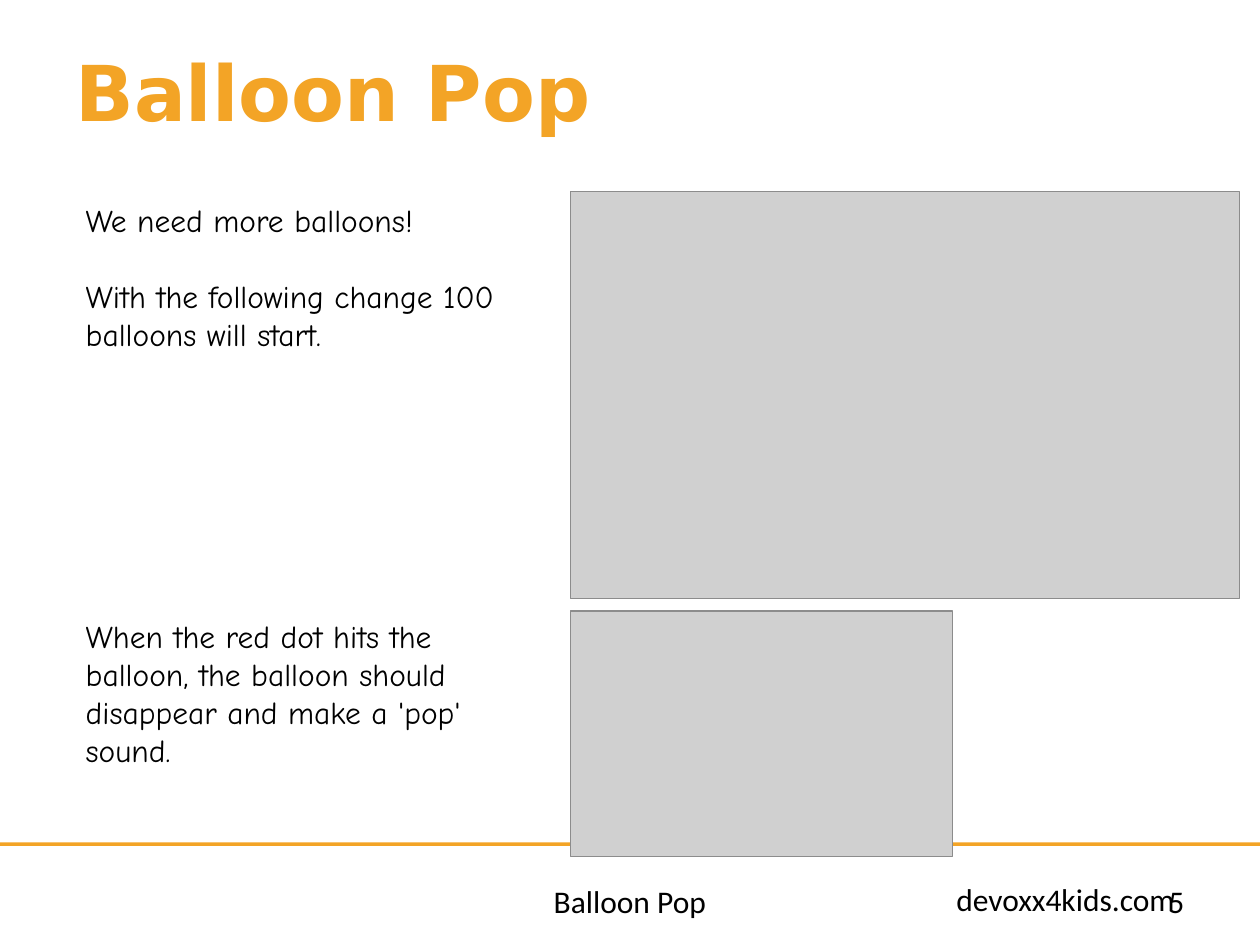
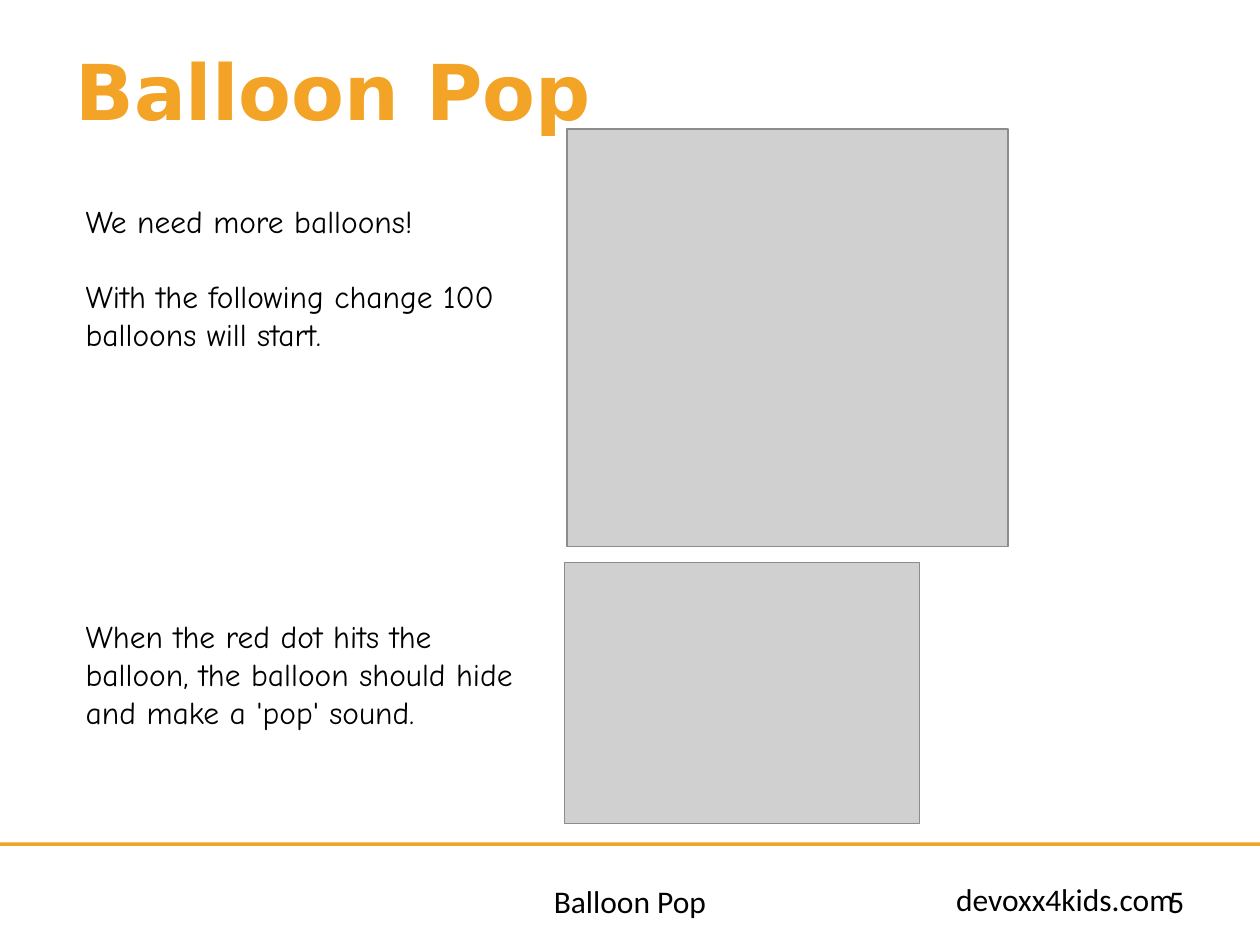
Before and after one commit to bertjan/jpoint-devoxx4kids, a slide deck: slide 5 of scratch-leapmotion/instructions/en/Balloon Pop.pptx. Drawn at 1260x945 pixels with LibreOffice and Linux fonts; fonts in the diff are those of the drawing; grey boxes stand for pictures; background and template pictures are left out. Boxes give left, top, right and bottom in pixels: in the first picture for what was removed or moved away, otherwise in the second. Text is boxed around its words. In the diff, an @@ line names an element or a change of style, - is before the commit and + after.

Commit message:
Updated screenshots in english for balloonPop

```diff
--- a/scratch-leapmotion/instructions/en/Balloon Pop.pptx
+++ b/scratch-leapmotion/instructions/en/Balloon Pop.pptx
@@ picture: place and size @@
-picture at [571,192,1240,598]
+picture at [567,129,1008,546]
@@ picture: place and size @@
-picture at [571,611,953,857]
+picture at [564,562,920,823]
@@ text at [86,626,512,730]: text changed @@
-When the red dot hits the balloon, the balloon should disappear and make a 'pop' sound.
+When the red dot hits the balloon, the balloon should hide and make a 'pop' sound.
```
Also in this commit, not shown: 5 other slides changed.
